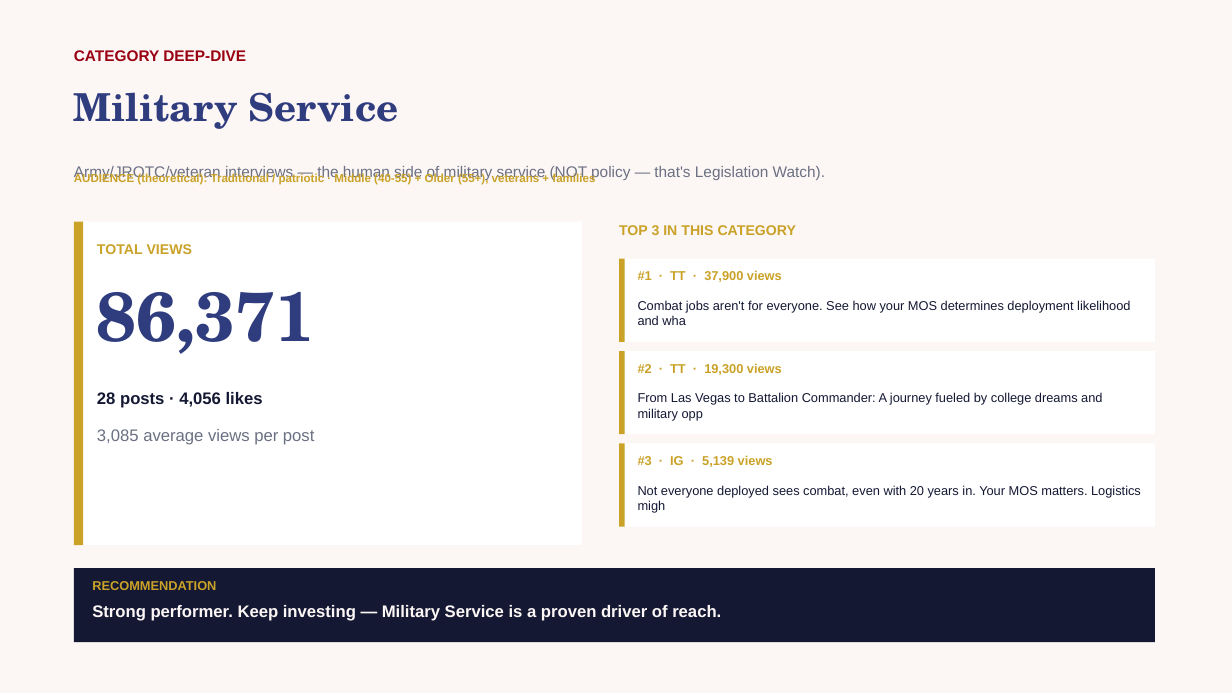
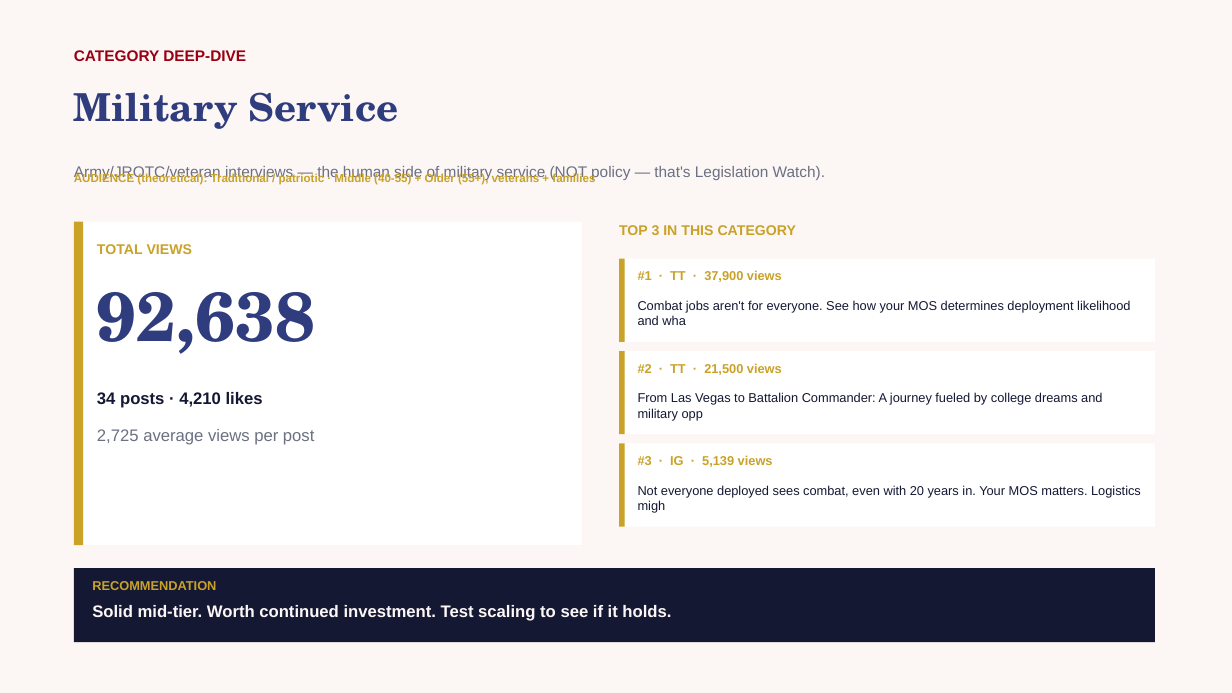
Before and after one commit to zvmmer/talking-downey-kpis, a slide deck: slide 6 of SPONSOR_CONTENT_REPORT.pptx (slide 7 before the commit). Drawn at 1232x693 pixels with LibreOffice and Linux fonts; fonts in the diff are those of the drawing. Boxes give left, top, right and bottom in pixels: in the first picture for what was removed or moved away, otherwise in the second. Text is boxed around its words. In the diff, an @@ line names an element or a change of style, - is before the commit and + after.

```diff
--- a/SPONSOR_CONTENT_REPORT.pptx
+++ b/SPONSOR_CONTENT_REPORT.pptx
@@ text at [97, 292, 315, 354]: text changed @@
-86,371
+92,638
@@ text at [638, 363, 782, 375]: text changed @@
-#2 · TT · 19,300 views
+#2 · TT · 21,500 views
@@ text at [97, 392, 263, 408]: text changed @@
-28 posts · 4,056 likes
+34 posts · 4,210 likes
@@ text at [97, 429, 314, 445]: text changed @@
-3,085 average views per post
+2,725 average views per post
@@ text at [92, 605, 671, 621]: text changed @@
-Strong performer. Keep investing — Military Service is a proven driver of reach.
+Solid mid-tier. Worth continued investment. Test scaling to see if it holds.
```
Also in this commit, not shown: 13 other slides changed, 5 other files.
